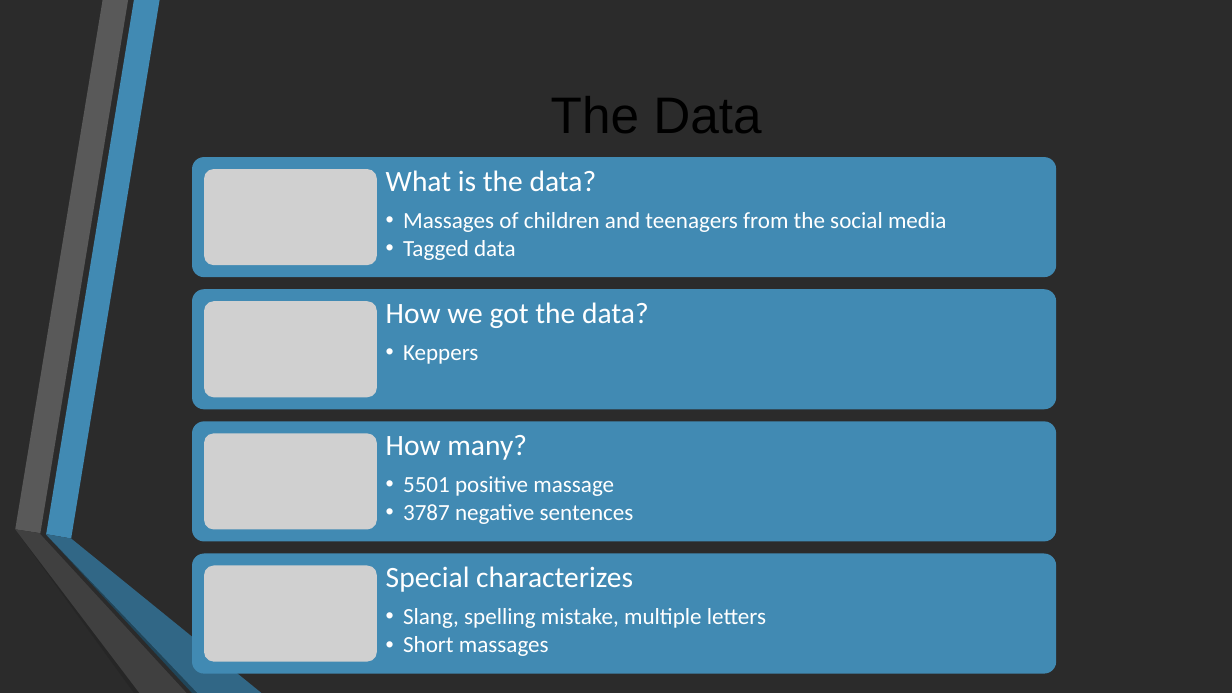
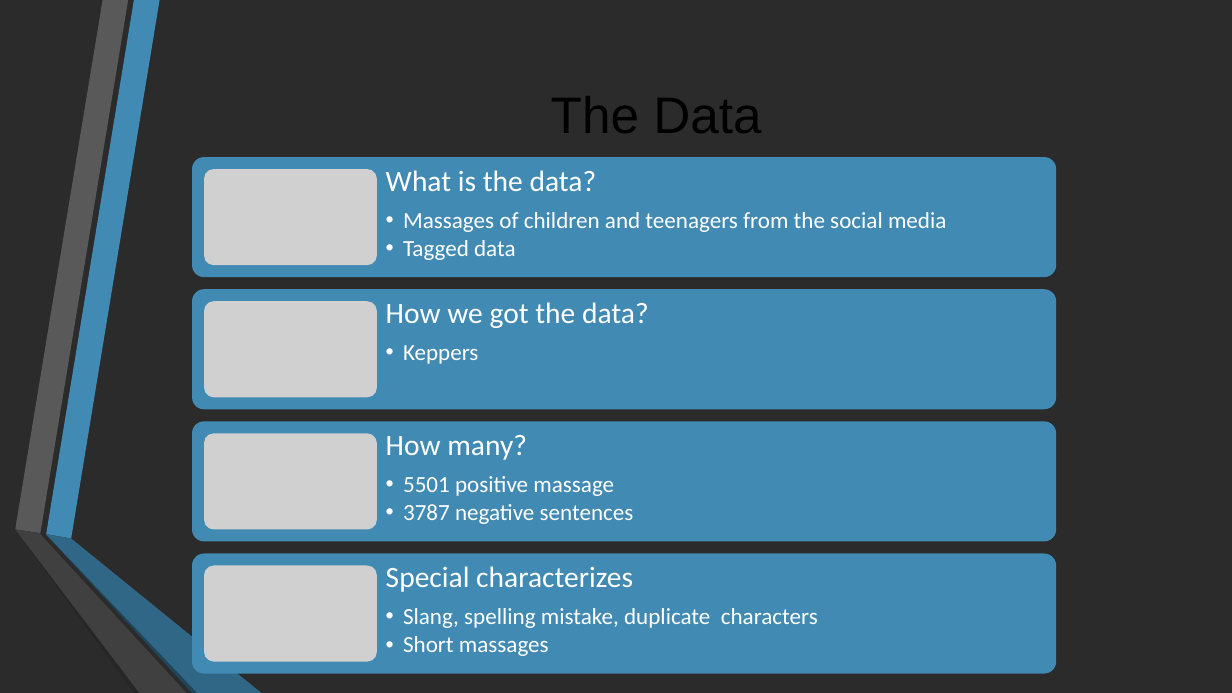
Before and after one commit to may-tal/nlpProject, a slide deck: slide 6 of CyberBullying.pptx. Drawn at 1232x693 pixels with LibreOffice and Linux fonts; fonts in the diff are those of the drawing; grey boxes stand for pictures; background and template pictures are left out; a plain dark background stands for a picture behind light text. Boxes give left, top, right and bottom in pixels: in the first picture for what was removed or moved away, otherwise in the second. Text is boxed around its words. In the diff, an @@ line names an element or a change of style, - is before the commit and + after.

```diff
--- a/CyberBullying.pptx
+++ b/CyberBullying.pptx
@@ text at (403, 608, 818, 628): text changed @@
-  • Slang, spelling mistake, multiple letters
+  • Slang, spelling mistake, duplicate characters
```
Also in this commit, not shown: 1 other slide changed, 7 slides added, 1 slide removed.
